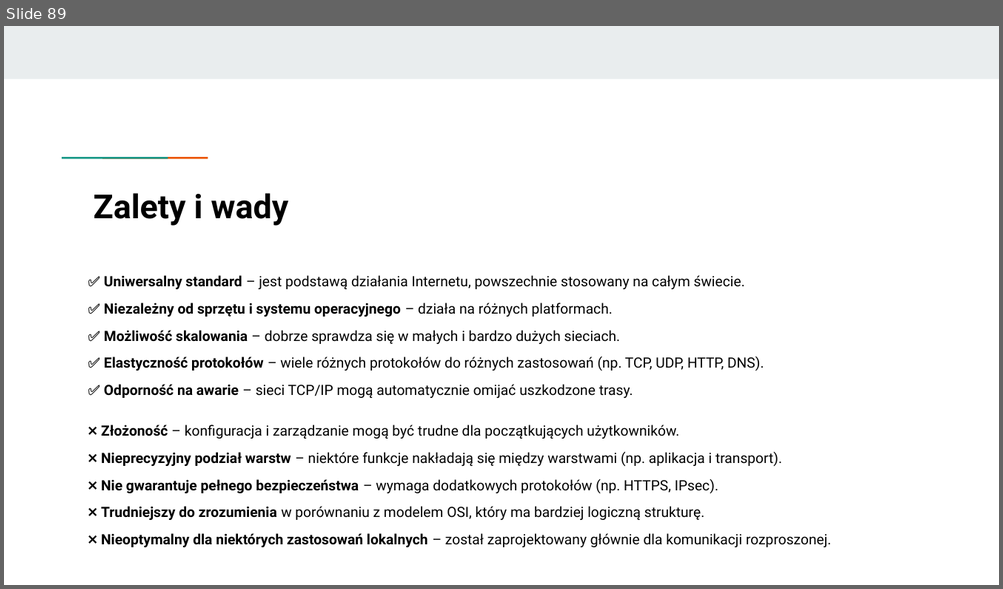
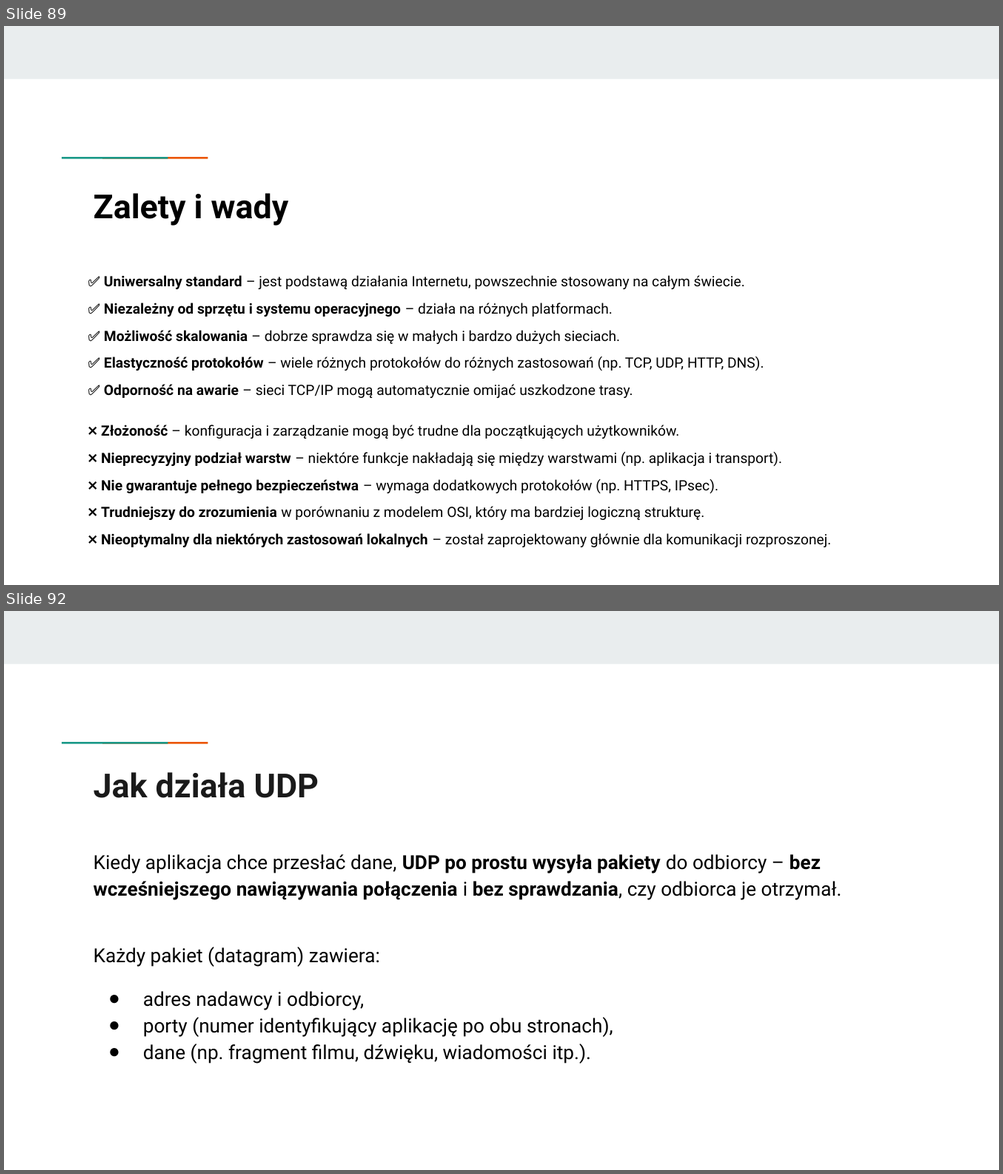
Before and after one commit to KasiaKasia/PRZEDMIOTY, a slide deck: ZASTOSOWANIE_INFORMATYKI/1A-gr_2/Zastosowanie informatyki - 1A gr. 2.pptx. Shown one above the other, each under a label of ours: slide 89 before the commit, slides 89 and 92 after it; the slides between them are not shown. The pictures are 1003x589 and 1003x1174 pixels, drawn with LibreOffice and Linux fonts; fonts in the diff are those of the drawing. Boxes give left, top, right and bottom in pixels: in the first picture for what was removed or moved away, otherwise in the second. Text is boxed around its words. In the diff, an @@ line names an element or a change of style, - is before the commit and + after.

```diff
--- a/ZASTOSOWANIE_INFORMATYKI/1A-gr_2/Zastosowanie informatyki - 1A gr. 2.pptx
+++ b/ZASTOSOWANIE_INFORMATYKI/1A-gr_2/Zastosowanie informatyki - 1A gr. 2.pptx
@@ slide 92 added at (x1=4, y1=611, x2=999, y2=1170), background #FFFFFF; not listed: 3 template elements that a slide beside it also shows @@
@@ title added at (x1=94, y1=772, x2=319, y2=798), 24 pt, text #1A1A1A, bold @@
+Jak działa UDP
@@ text added at (x1=94, y1=854, x2=842, y2=1064), 14 pt, text #000000 @@
+Kiedy aplikacja chce przesłać dane, UDP po prostu wysyła pakiety do odbiorcy – bez wcześniejszego nawiązywania połączenia i bez sprawdzania, czy odbiorca je otrzymał.
+Każdy pakiet (datagram) zawiera:
+● adres nadawcy i odbiorcy,
+● porty (numer identyfikujący aplikację po obu stronach),
+● dane (np. fragment filmu, dźwięku, wiadomości itp.).
```
Also in this commit, not shown: 5 other slides added, 1 other file.
